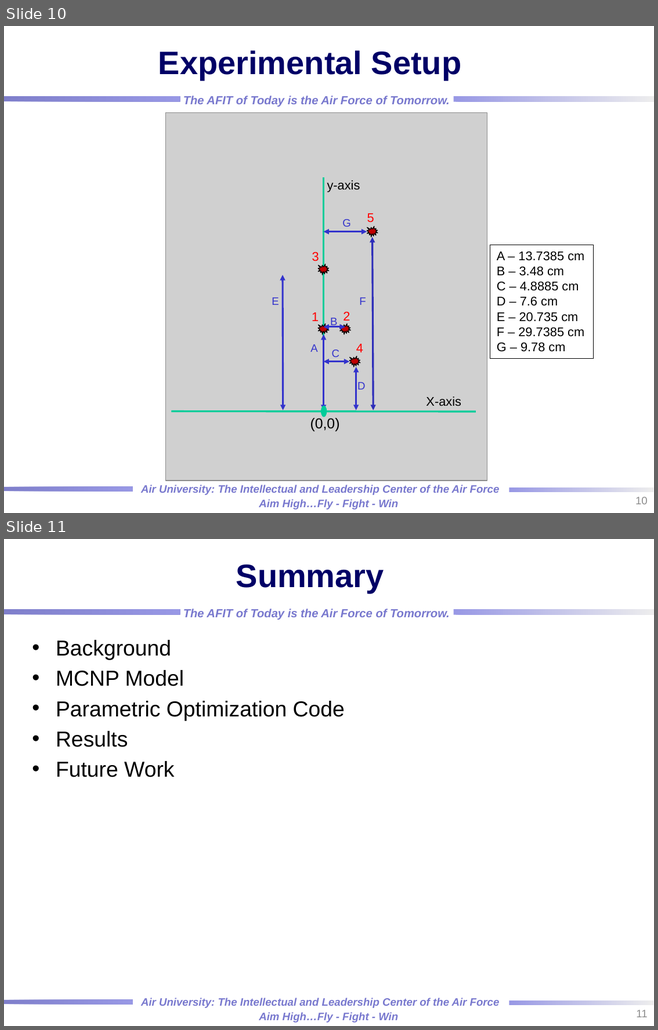
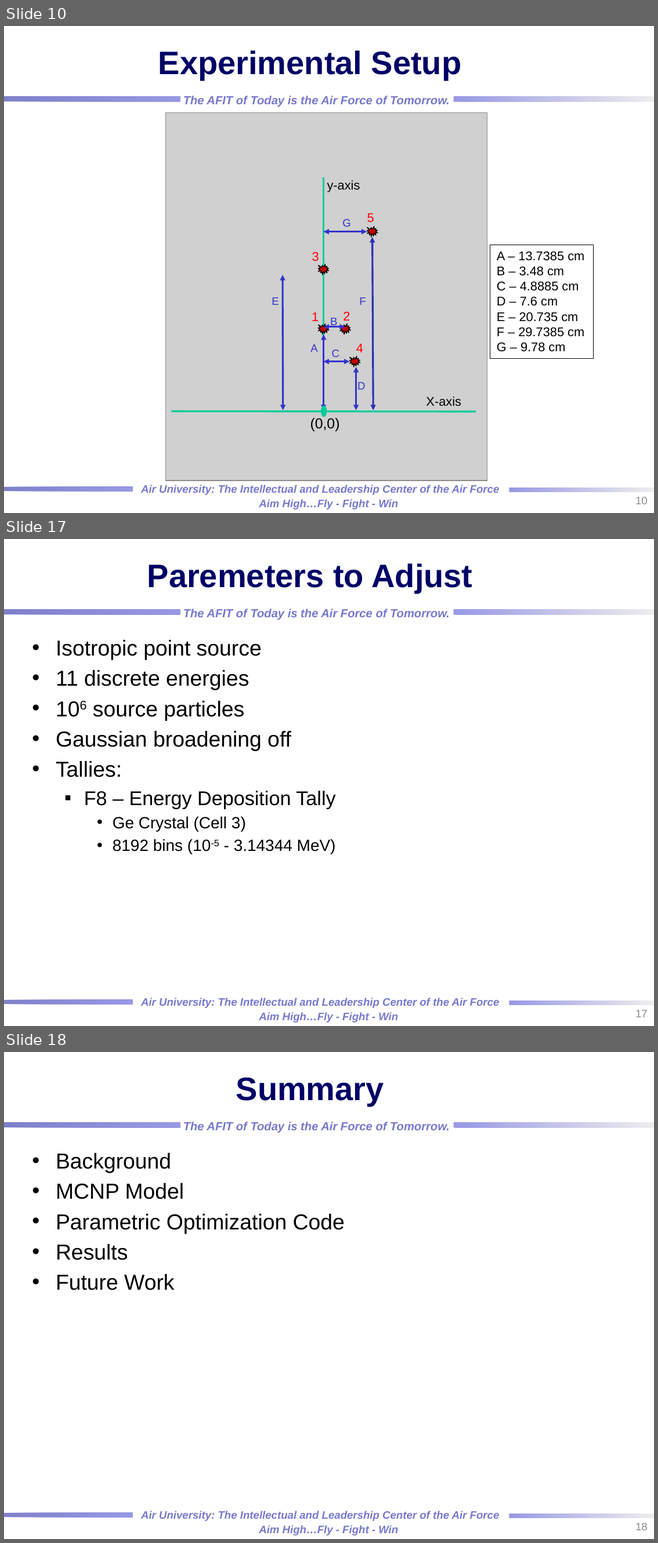
Before and after one commit to rtorzilli/GeDetector-Project, a slide deck: Report/HPGe_Automation Optimization_MCNP_Model.pptx. Shown one above the other, each under a label of ours: slides 10 and 11 before the commit, slides 10, 17 and 18 after it; the slides between them are not shown. The pictures are 658x1030 and 658x1543 pixels, drawn with LibreOffice and Linux fonts; fonts in the diff are those of the drawing; grey boxes stand for pictures; background and template pictures are left out. Boxes give left, top, right and bottom in pixels: in the first picture for what was removed or moved away, otherwise in the second. Text is boxed around its words. In the diff, an @@ line names an element or a change of style, - is before the commit and + after.

```diff
--- a/Report/HPGe_Automation Optimization_MCNP_Model.pptx
+++ b/Report/HPGe_Automation Optimization_MCNP_Model.pptx
@@ slide 17 added at (x1=4, y1=539, x2=654, y2=1026), background picture (left out); not listed: 7 template elements that a slide beside it also shows @@
@@ title added at (x1=147, y1=563, x2=473, y2=592), 36 pt, text #000066, bold @@
+Paremeters to Adjust
@@ text added at (x1=56, y1=640, x2=336, y2=854), 24 pt, text #000000 @@
+• Isotropic point source
+• 11 discrete energies
+• 106 source particles
+• Gaussian broadening off
+• Tallies:
+  ▪ F8 – Energy Deposition Tally
+    • Ge Crystal (Cell 3)
+    • 8192 bins (10-5 - 3.14344 MeV)
@@ page number added at (x1=635, y1=1010, x2=647, y2=1017), 12 pt, text #8C8C8C @@
+17
@@ what was slide 11 is now slide 18 @@
@@ page number at (x1=635, y1=1523, x2=647, y2=1530): text changed @@
-11
+18
```
Also in this commit, not shown: 1 slide changed, 5 other slides added, 1 slide removed, 1 other file.
